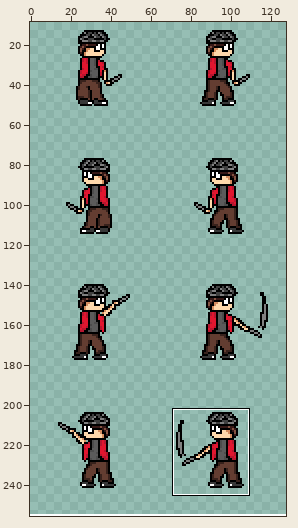
Sprite sheet -- American Hobo/American Hobo/pictures/Hobo Brawler Cel Sheet.png. The first picture is a wide view before the edit; the outline marks the close-up.
Close-up. The starting point:
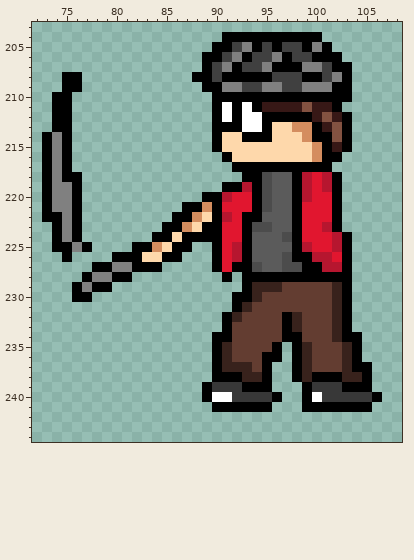
The file is 128x256 pixels. Pixels under 10% opacity are left out. Colours within 5 levels of each other are drawn and written as one. Shown: x 72..108, y 203..244. The wide view leaves out empty margins. The commit also changed other parts of the picture, which this record leaves out.
Now the later version:
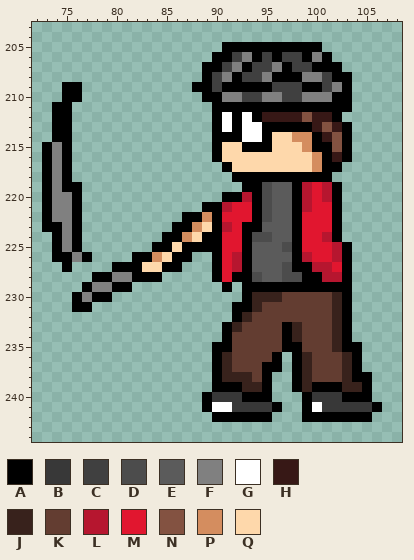
Palette (. is transparent): A #000000  B #383838  C #404040  D #4c4c4c  E #5b5b5b  F #808080  G #ffffff  H #371816  J #38221c  K #633d31  L #b6162f  M #e1162f  N #835241  P #d48d5f  Q #fed8ab
Edits made:
y 204: x 91..100 AAAAAAAAAA -> ..........
y 205: x 90 A -> .; x 92..93 CF -> AA; x 95 C -> A; x 97..98 CC -> AA; x 100..101 FA -> A.
y 206: x 89 A -> .; x 91..94 CFAC -> ACFA; x 96..97 FA -> AC; x 99..100 CA -> AF; x 102 A -> .
y 207: x 90..93 CFAC -> ACFA; x 95..96 FA -> CF; x 98..101 AFFC -> CCAA; x 103 A -> .
y 208: x 75..76 AA -> ..; x 88 A -> .; x 91 A -> F; x 93..100 AAACCCAA -> CCFAAAFF; x 102 F -> A
y 209: x 88 . -> A; x 90..96 AFFCCFF -> CAAAAAC; x 99..102 FFFA -> AACF
y 210: x 74 A -> .; x 76 . -> A; x 89 . -> A; x 91..101 AAAAAAAAAAA -> FFCCFFCCFFF
y 211: x 91 G -> A; x 93 G -> A; x 95..101 HHHHNHH -> AAAAAAA; x 103 . -> A
y 212: x 94..99 GAAAAA -> AHHHHN; x 101..103 NHA -> HA.
y 213: x 91 A -> G; x 96..102 QQPPAHN -> AAAAHNH
y 214: x 73..74 AF -> .A; x 91..94 QQAA -> AAGG; x 98 Q -> P; x 101 A -> H
y 215: x 93..95 QQQ -> AAA; x 99..100 QP -> PA; x 102 H -> N
y 216: x 90..91 .A -> AQ; x 102..103 A. -> HA
y 217: x 91..100 .AAAAAAAAA -> AQQQQQQQQP; x 102 . -> A
y 218: x 76 A -> .; x 92 . -> A; x 95..97 DEE -> AAA; x 99..102 LMLA -> AAA.
y 219: x 75 F -> A; x 91..93 AAL -> ..A
y 220: x 89..93 AALMM -> ..AAL; x 101 M -> L
y 221: x 87..89 AAP -> ..A; x 91 M -> L; x 99 M -> L
y 222: x 74 A -> F; x 86 A -> .; x 88..89 PQ -> AP; x 91 L -> M; x 93 A -> M; x 95 E -> D
y 223: x 73 . -> A; x 85 A -> .; x 87..89 PQA -> APQ; x 91 M -> L; x 94..95 DD -> AE; x 101 L -> M
y 224: x 84 A -> .; x 86..88 QAA -> APQ; x 94..95 EE -> DD; x 97 D -> E; x 101..103 MLA -> LA.
y 225: x 75..77 AFA -> FA.; x 82..86 AAPQA -> ..AAQ; x 88..89 .. -> AA; x 92 L -> M; x 97 E -> D; x 99 L -> M
y 226: x 74 . -> A; x 76..77 .. -> FA; x 80..81 AA -> ..; x 83..85 QQA -> APQ; x 87 . -> A; x 97 D -> E; x 99..102 ALLM -> LMML
y 227: x 75 . -> A; x 78..81 AAFF -> ..AA; x 83..86 AA.. -> QQAA; x 92 A -> L; x 94 D -> E; x 98 D -> A; x 100 A -> L; x 102 L -> M
y 228: x 77..84 AFFAA... -> .AAFFAAA; x 90..92 .A. -> AMA; x 94..98 AAAAA -> DEEDD; x 101..102 AA -> LL
y 229: x 76..81 AFAA.. -> .AFFAA; x 91 . -> A; x 94..102 JJJKKKKKJ -> AAAAAAAAA
y 230: x 77..79 A.. -> FAA; x 92 A -> .; x 95..96 KK -> JJ
y 231: x 76..77 .. -> AA; x 93..94 JK -> AJ
y 232: x 91..93 AJK -> .AJ; x 97..98 AJ -> KK
y 233: x 92 K -> J
y 234: x 90 A -> .; x 98 A -> J; x 104 A -> .
y 235: x 91 J -> A; x 96..97 A. -> KA; x 99 J -> K; x 102..103 KJ -> JA
y 236: x 95 A -> K
y 237: x 92..93 JJ -> KK; x 96 . -> A; x 105 A -> .
y 238: x 91..92 AA -> JJ; x 94 J -> K; x 100..102 AAA -> KKK; x 104 J -> A
y 239: x 89..94 ABBBAA -> .AAAJJ; x 98..104 .ABBBAA -> AJAAAJJ
y 240: x 90..91 GG -> BB; x 93..96 BBBA -> AAA.; x 100 G -> B; x 103..106 BBBA -> AAA.
y 241: x 89..96 .AAAAAA. -> AGGBBBBA; x 100..106 AAAAAA. -> GBBBBBA
y 242: x 90..95 ...... -> AAAAAA; x 99..105 ....... -> AAAAAAA
